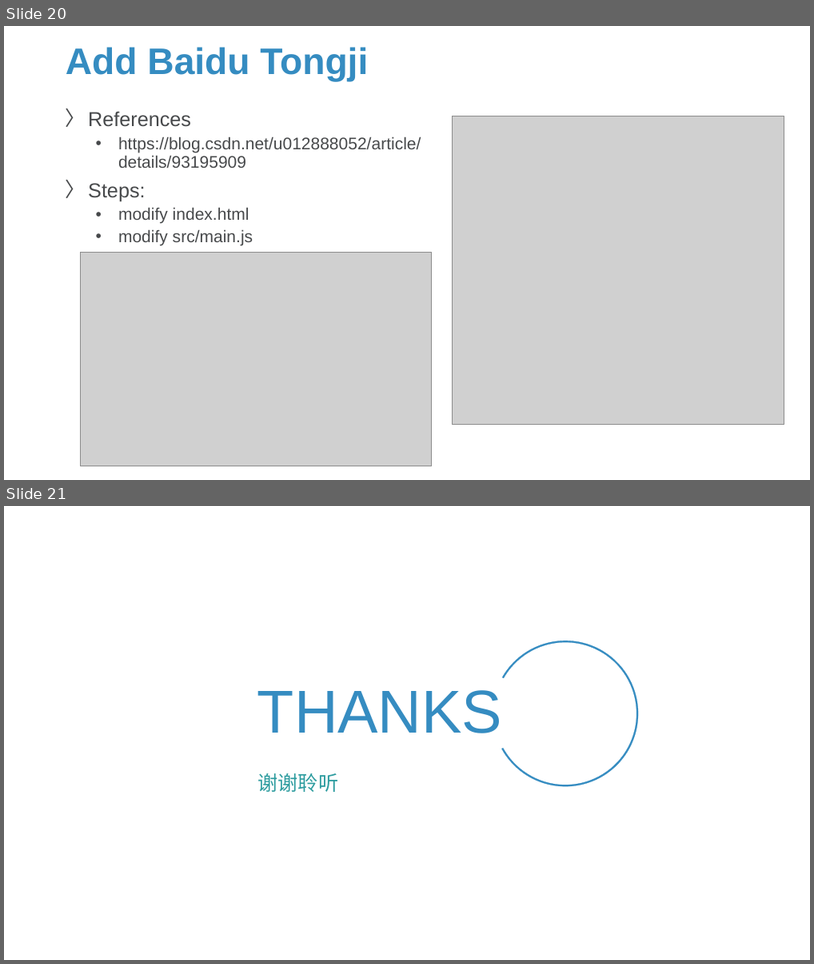
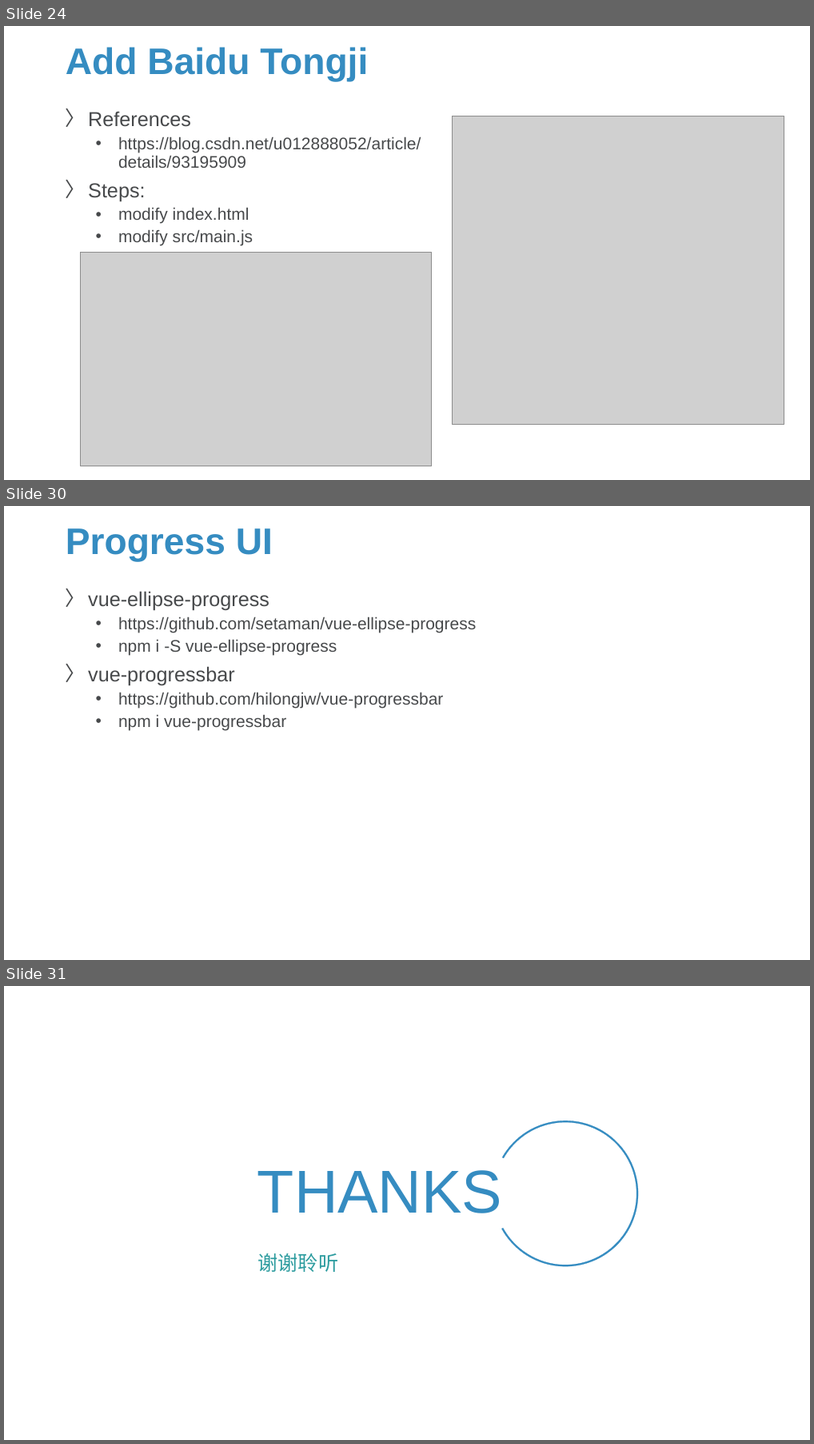
Before and after one commit to Sparks-Lu/TechNotes, a slide deck: Web/Vue-Notes.pptx. Shown one above the other, each under a label of ours: slides 20 and 21 before the commit, slides 24, 30 and 31 after it; the slides between them are not shown. The pictures are 814x964 and 814x1444 pixels, drawn with LibreOffice and Linux fonts; fonts in the diff are those of the drawing; grey boxes stand for pictures; background and template pictures are left out. Boxes give left, top, right and bottom in pixels: in the first picture for what was removed or moved away, otherwise in the second. Text is boxed around its words. In the diff, an @@ line names an element or a change of style, - is before the commit and + after.

```diff
--- a/Web/Vue-Notes.pptx
+++ b/Web/Vue-Notes.pptx
@@ slide 30 added at bbox=[4, 506, 810, 960], background picture (left out) @@
@@ title added at bbox=[66, 528, 273, 562], 44 pt, text #358CC1, bold @@
+Progress UI
@@ text added at bbox=[88, 591, 476, 730], 20 pt, text #47494B @@
+〉 vue-ellipse-progress
+  • https://github.com/setaman/vue-ellipse-progress
+  • npm i -S vue-ellipse-progress
+〉 vue-progressbar
+  • https://github.com/hilongjw/vue-progressbar
+  • npm i vue-progressbar
@@ what was slide 20 is now slide 24 @@
@@ what was slide 21 is now slide 31 @@
```
Also in this commit, not shown: 2 slides changed, 9 other slides added, 11 other files.
